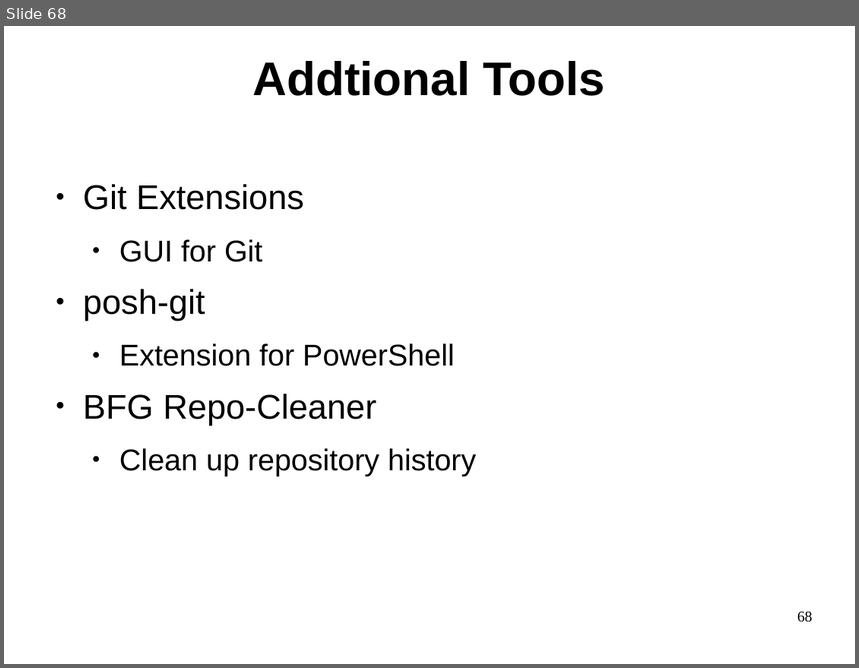
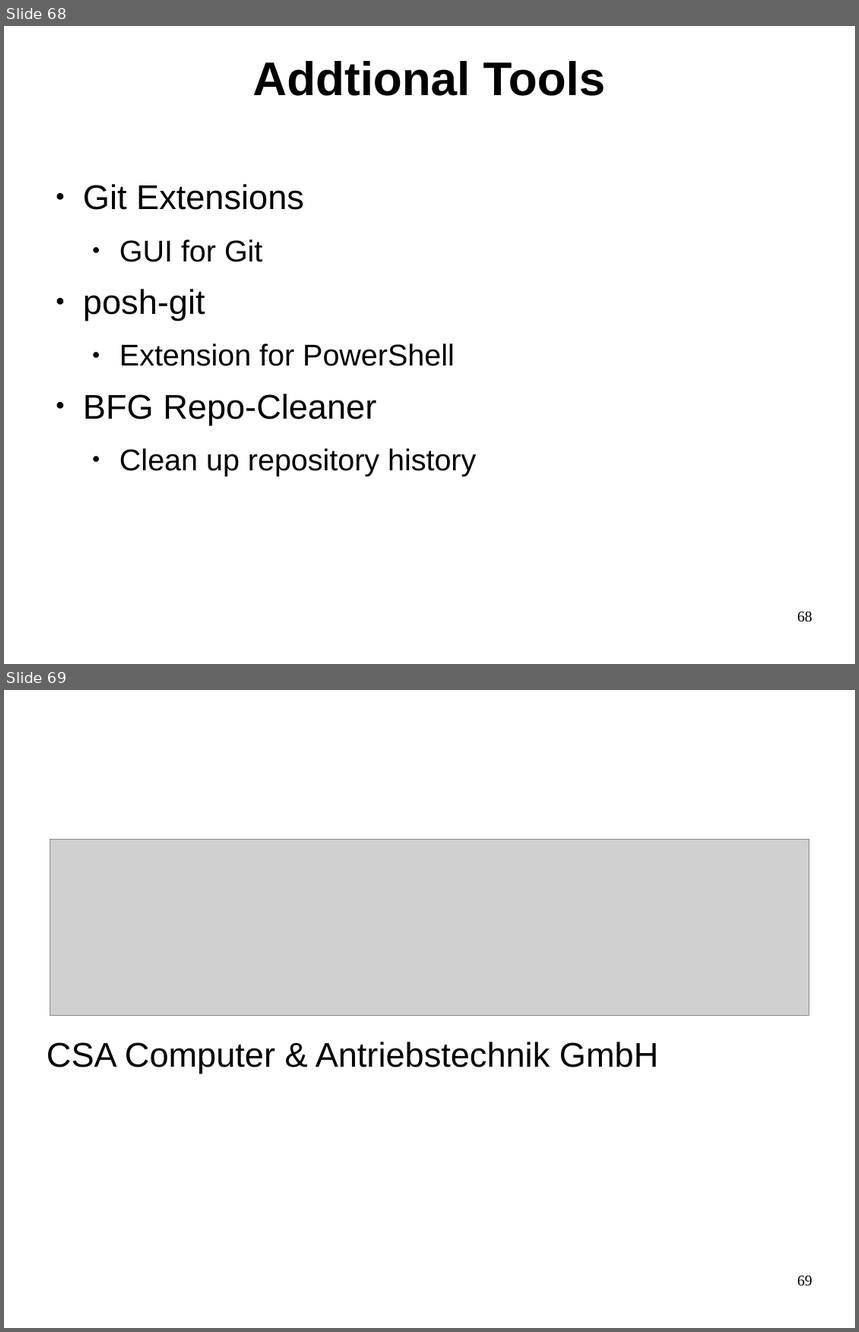
Before and after one commit to philpackmohr/git-paper, a slide deck: git-presentation.odp. Shown one above the other, each under a label of ours: slide 68 before the commit, slides 68 and 69 after it. The pictures are 859x668 and 859x1332 pixels, drawn with LibreOffice and Linux fonts; fonts in the diff are those of the drawing; grey boxes stand for pictures. Boxes give left, top, right and bottom in pixels: in the first picture for what was removed or moved away, otherwise in the second. Text is boxed around its words. In the diff, an @@ line names an element or a change of style, - is before the commit and + after.

Commit message:
Add CSA logo to end of presentation

```diff
--- a/git-presentation.odp
+++ b/git-presentation.odp
@@ slide 69 added at box(4, 690, 855, 1328), background #FFFFFF @@
@@ picture added at box(50, 839, 810, 1016) @@
@@ text added at box(47, 1042, 659, 1073), 32 pt, text #000000 @@
+CSA Computer & Antriebstechnik GmbH
@@ page number added at box(797, 1276, 813, 1287), 14 pt, text #000000 @@
+69
```
